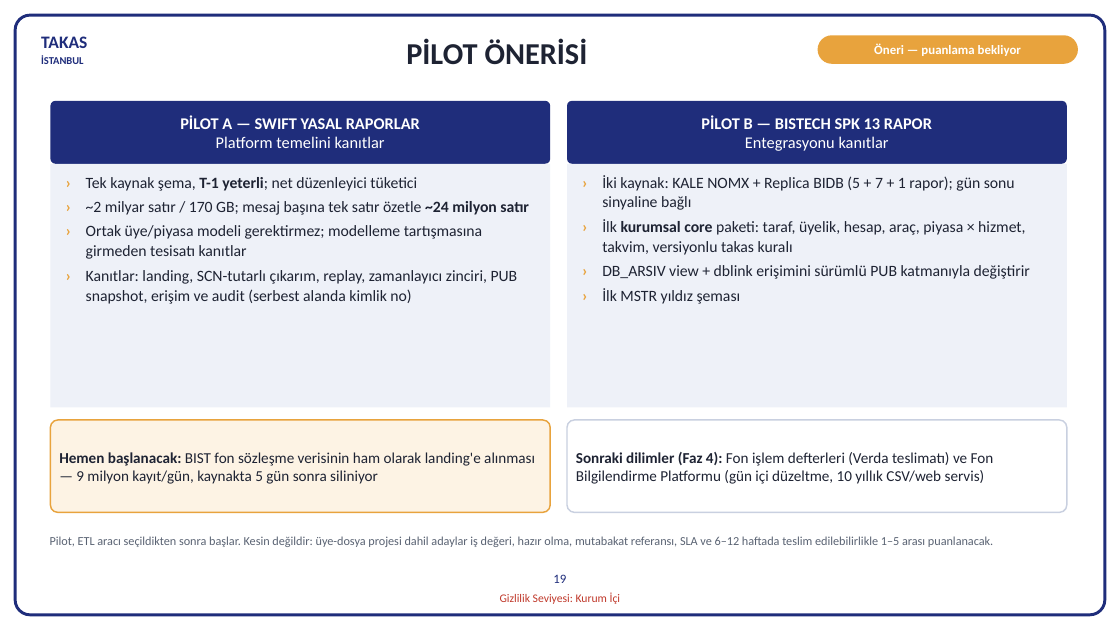
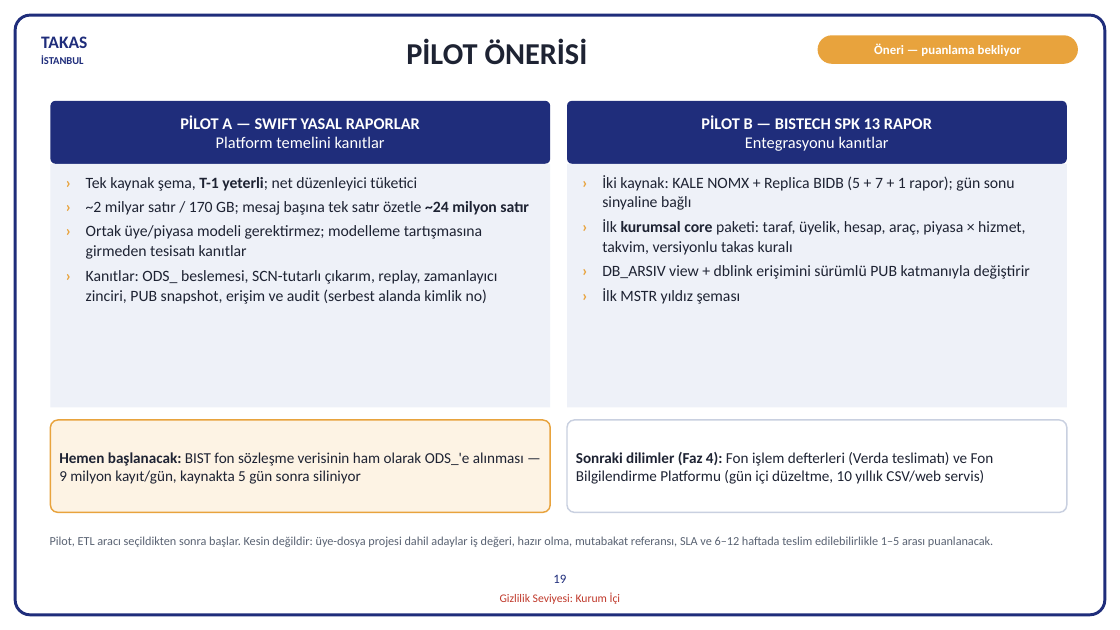
Before and after one commit to hanifidemirel0/Cursor-Projects, a slide deck: slide 19 of outputs/dwh-sunum-kasim-2026/5 - DWHSunum_Kasim2026.pptx. Drawn at 1120x630 pixels with LibreOffice and Linux fonts; fonts in the diff are those of the drawing. Boxes give left, top, right and bottom in pixels: in the first picture for what was removed or moved away, otherwise in the second. Text is boxed around its words. In the diff, an @@ line names an element or a change of style, - is before the commit and + after.

```diff
--- a/outputs/dwh-sunum-kasim-2026/5 - DWHSunum_Kasim2026.pptx
+++ b/outputs/dwh-sunum-kasim-2026/5 - DWHSunum_Kasim2026.pptx
@@ text at [86, 270, 497, 304]: text changed @@
-› Kanıtlar: landing, SCN-tutarlı çıkarım, replay, zamanlayıcı zinciri, PUB snapshot, erişim ve audit (serbest alanda kimlik no)
+› Kanıtlar: ODS_ beslemesi, SCN-tutarlı çıkarım, replay, zamanlayıcı zinciri, PUB snapshot, erişim ve audit (serbest alanda kimlik no)
@@ text in rounded rectangle at [59, 452, 524, 484]: text changed @@
-Hemen başlanacak: BIST fon sözleşme verisinin ham olarak landing'e alınması — 9 milyon kayıt/gün, kaynakta 5 gün sonra siliniyor
+Hemen başlanacak: BIST fon sözleşme verisinin ham olarak ODS_'e alınması — 9 milyon kayıt/gün, kaynakta 5 gün sonra siliniyor
```
Also in this commit, not shown: 6 other slides changed, 9 other files.
